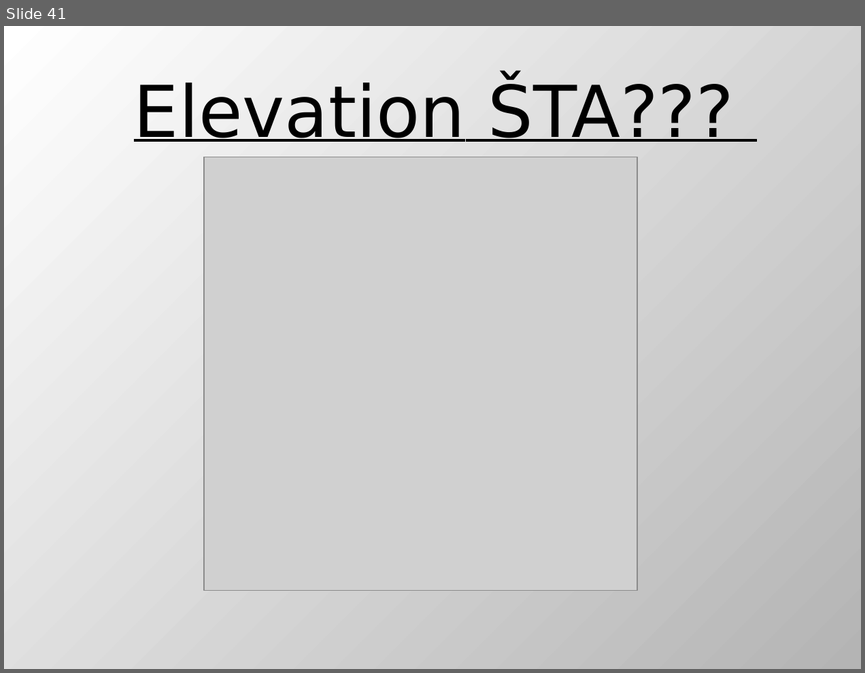
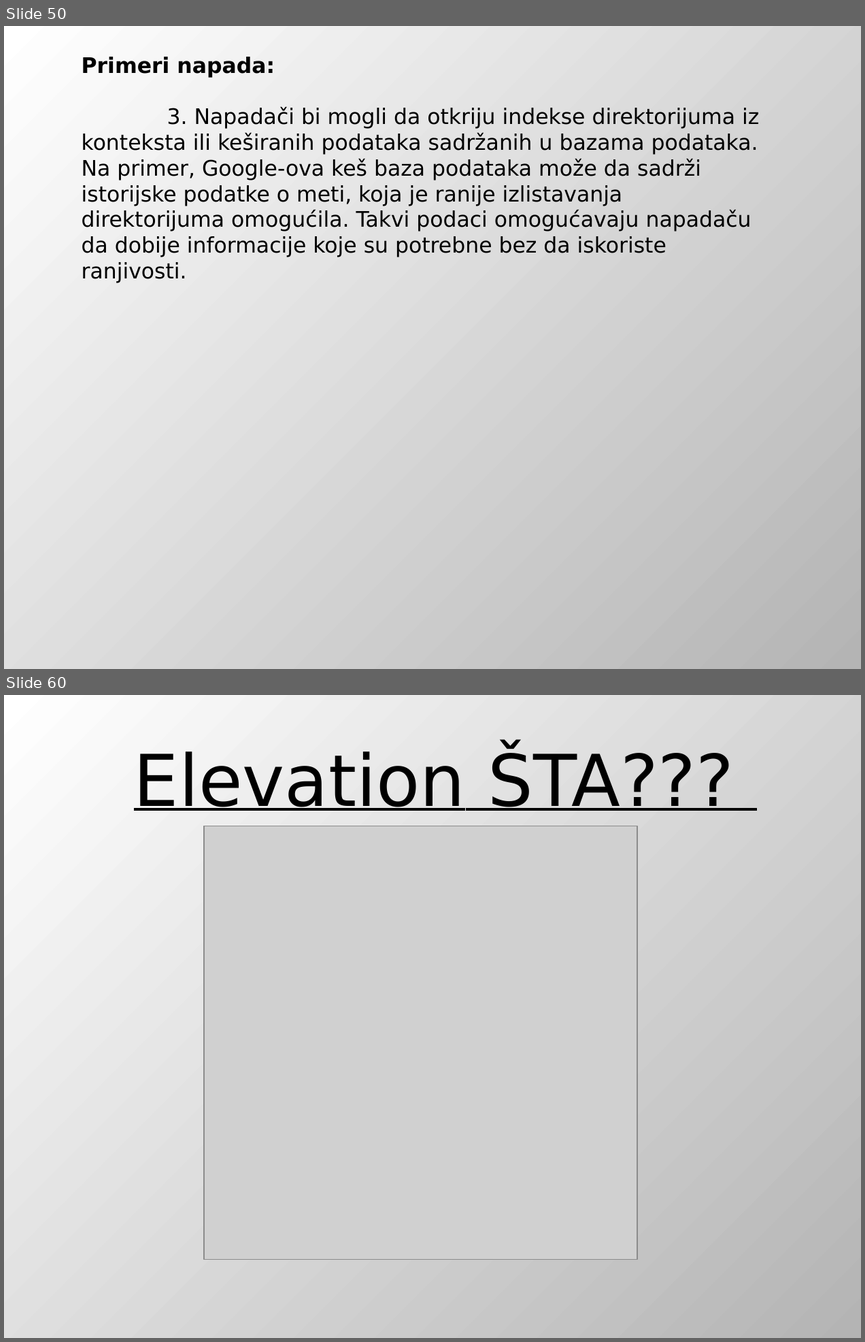
Before and after one commit to DejanUrosevic/XML-Projekat, a slide deck: Model Pretnji.pptx. Shown one above the other, each under a label of ours: slide 41 before the commit, slides 50 and 60 after it; the slides between them are not shown. The pictures are 865x673 and 865x1342 pixels, drawn with LibreOffice and Linux fonts; fonts in the diff are those of the drawing; grey boxes stand for pictures. Boxes give left, top, right and bottom in pixels: in the first picture for what was removed or moved away, otherwise in the second. Text is boxed around its words. In the diff, an @@ line names an element or a change of style, - is before the commit and + after.

```diff
--- a/Model Pretnji.pptx
+++ b/Model Pretnji.pptx
@@ slide 50 added at box(4, 26, 861, 669), background gradient #FFFFFF to #B4B4B4 @@
@@ text added at box(82, 57, 759, 283), 18 pt, text #000000 @@
+Primeri napada:
+3. Napadači bi mogli da otkriju indekse direktorijuma iz konteksta ili keširanih podataka sadržanih u bazama podataka. Na primer, Google-ova keš baza podataka može da sadrži istorijske podatke o meti, koja je ranije izlistavanja direktorijuma omogućila. Takvi podaci omogućavaju napadaču da dobije informacije koje su potrebne bez da iskoriste ranjivosti.
@@ what was slide 41 is now slide 60 @@
```
Also in this commit, not shown: 7 slides changed, 19 other slides added, 1 slide removed, 3 other files.
